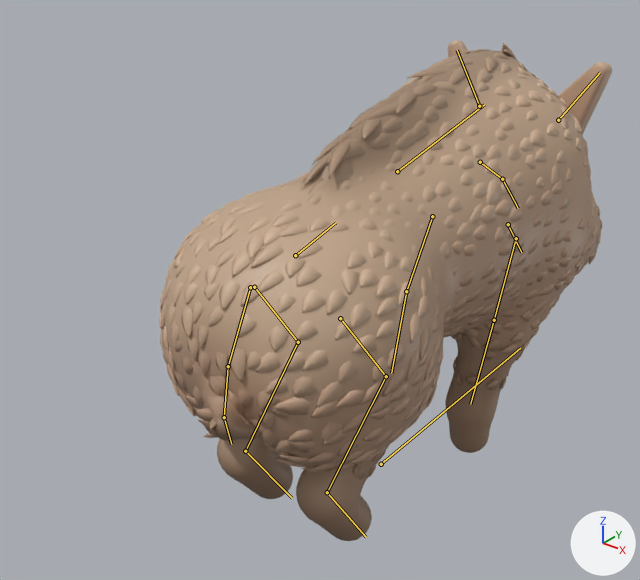
Before and after pictures for a commit that changed the glTF model game/art/models/wild_boar.glb.
The view is the same before and after, from a 50 mm camera at (1.008, -1.505, 1.311) aimed at (-0.121, -0.094, 0.436). The lights are fixed; the arrows at lower right show +X, +Y and +Z. The picture after the commit comes second. Both versions are drawn at frame 15 of the action 'victory'; the numbers are the values there. The bones that change, and the others that lie on the model, are drawn over the model as lines.

Names of what the first picture shows: 'wild_boar_movie'.
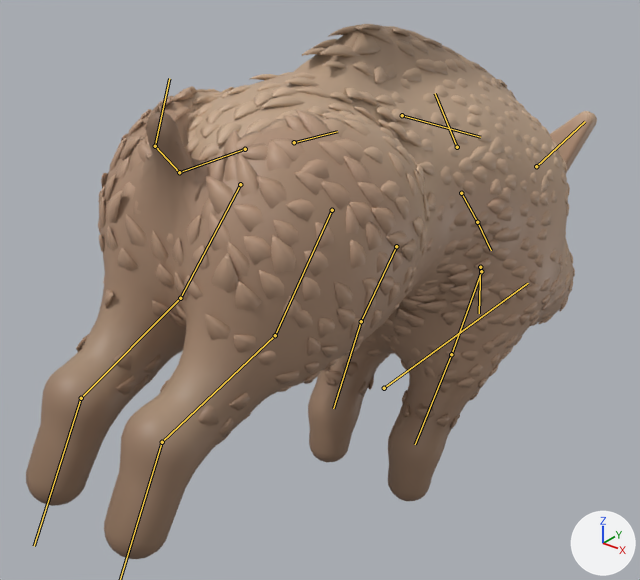
Pixel boxes [x1, y1, x2, y2] of what changed, in the pictures (640 x 580 px):
'wild_boar_movie', posed (26% wider, 7% taller)
    before: [159, 40, 612, 541]
    after: [26, 24, 597, 559]
bone 'root', root to tip
    before: (381, 464) to (520, 348)
    after: (384, 388) to (528, 283)
bone 'hips', root to tip
    before: (295, 255) to (336, 222)
    after: (294, 142) to (337, 131)
bone 'chest', root to tip
    before: (397, 171) to (484, 104)
    after: (402, 115) to (480, 137)
bone 'neck', root to tip
    before: (480, 162) to (502, 179)
    after: (461, 193) to (477, 222)
bone 'head', root to tip
    before: (502, 179) to (518, 208)
    after: (477, 222) to (491, 250)
bone 'jaw', root to tip
    before: (508, 224) to (521, 252)
    after: (480, 267) to (479, 313)
bone 'ear.L', root to tip
    before: (479, 106) to (457, 50)
    after: (457, 147) to (435, 93)
bone 'ear.R', root to tip
    before: (558, 120) to (600, 72)
    after: (536, 166) to (585, 121)
bone 'fl_upper.L', root to tip
    before: (432, 216) to (406, 291)
    after: (396, 246) to (361, 321)
bone 'fl_lower.L', root to tip
    before: (406, 291) to (391, 373)
    after: (361, 321) to (333, 408)
bone 'fl_upper.R', root to tip
    before: (516, 238) to (494, 320)
    after: (481, 271) to (451, 354)
bone 'fl_lower.R', root to tip
    before: (494, 320) to (470, 404)
    after: (451, 354) to (415, 444)
bone 'tail1', root to tip
    before: (250, 287) to (228, 366)
    after: (245, 149) to (179, 172)
bone 'tail2', root to tip
    before: (228, 366) to (224, 417)
    after: (179, 172) to (155, 146)
bone 'tail3', root to tip
    before: (224, 417) to (231, 444)
    after: (155, 146) to (169, 78)
bone 'hl_upper.L', root to tip
    before: (254, 287) to (298, 342)
    after: (240, 184) to (180, 298)
bone 'hl_lower.L', root to tip
    before: (298, 342) to (245, 451)
    after: (180, 298) to (81, 398)
bone 'hl_foot.L', root to tip
    before: (245, 451) to (292, 498)
    after: (81, 398) to (34, 546)
bone 'hl_upper.R', root to tip
    before: (340, 318) to (386, 376)
    after: (332, 210) to (275, 335)
bone 'hl_lower.R', root to tip
    before: (386, 376) to (327, 492)
    after: (275, 335) to (162, 442)

The edits, one by one:
Bone 'root' (bone_root) moves from (0.0, 0.0, -0.046) to (0.0, 0.0, 0.177).
Bone 'hips' (bone_hips) turns from (0, 0, 0) to (-17, 0, 0) degrees about its own x, y and z.
Bone 'chest' (bone_chest) turns from (0, 0, 0) to (-14, 0, 0) degrees about its own x, y and z.
Bone 'neck' (bone_neck) turns from (-3, 0, 0) to (12, 0, 3) degrees about its own x, y and z.
Bone 'head' (bone_head) turns from (-2, 0, 0) to (11, 0, 0) degrees about its own x, y and z.
Bone 'jaw' (bone_jaw) turns from (0, 0, 0) to (-28, 0, 0) degrees about its own x, y and z.
Bone 'ear.L' (bone_ear_l) turns from (-11, 0, 10) to (-23, 0, 23) degrees about its own x, y and z.
Bone 'ear.R' (bone_ear_r) turns from (-11, 0, -14) to (-23, 0, -17) degrees about its own x, y and z.
Bone 'fl_upper.L' (bone_fl_upper_l) turns from (-8, 0, 0) to (11, 0, 0) degrees about its own x, y and z.
Bone 'fl_lower.L' (bone_fl_lower_l) turns from (-16, 0, 0) to (-20, 0, 0) degrees about its own x, y and z.
Bone 'fl_upper.R' (bone_fl_upper_r) turns from (-8, 0, 0) to (11, 0, 0) degrees about its own x, y and z.
Bone 'fl_lower.R' (bone_fl_lower_r) turns from (-16, 0, 0) to (-20, 0, 0) degrees about its own x, y and z.
Bone 'tail1' (bone_tail1) turns from (-20, 0, -12) to (-52, 0, 2) degrees about its own x, y and z.
Bone 'tail2' (bone_tail2) turns from (-20, 0, -24) to (-52, 0, -28) degrees about its own x, y and z.
Bone 'tail3' (bone_tail3) turns from (-20, 0, -36) to (-52, 0, -32) degrees about its own x, y and z.
Bone 'hl_upper.L' (bone_hl_upper_l) turns from (12, 0, 0) to (-51, 0, 0) degrees about its own x, y and z.
Bone 'hl_lower.L' (bone_hl_lower_l) turns from (-20, 0, 0) to (34, 0, 0) degrees about its own x, y and z.
Bone 'hl_foot.L' (bone_hl_foot_l) turns from (20, 0, 0) to (-17, 0, 0) degrees about its own x, y and z.
Bone 'hl_upper.R' (bone_hl_upper_r) turns from (12, 0, 0) to (-51, 0, 0) degrees about its own x, y and z.
Bone 'hl_lower.R' (bone_hl_lower_r) turns from (-20, 0, 0) to (34, 0, 0) degrees about its own x, y and z.
Bone 'hl_foot.R' (bone_hl_foot_r) turns from (20, 0, 0) to (-17, 0, 0) degrees about its own x, y and z.
